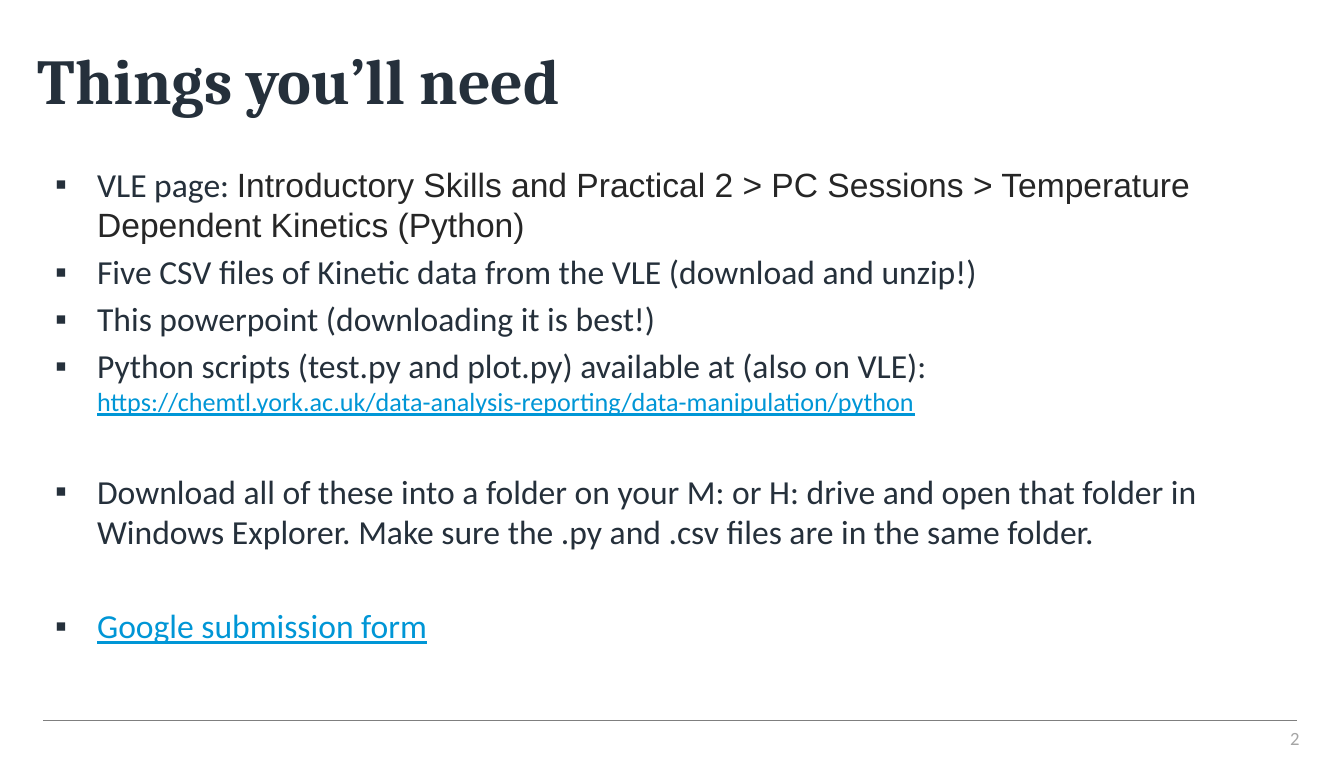
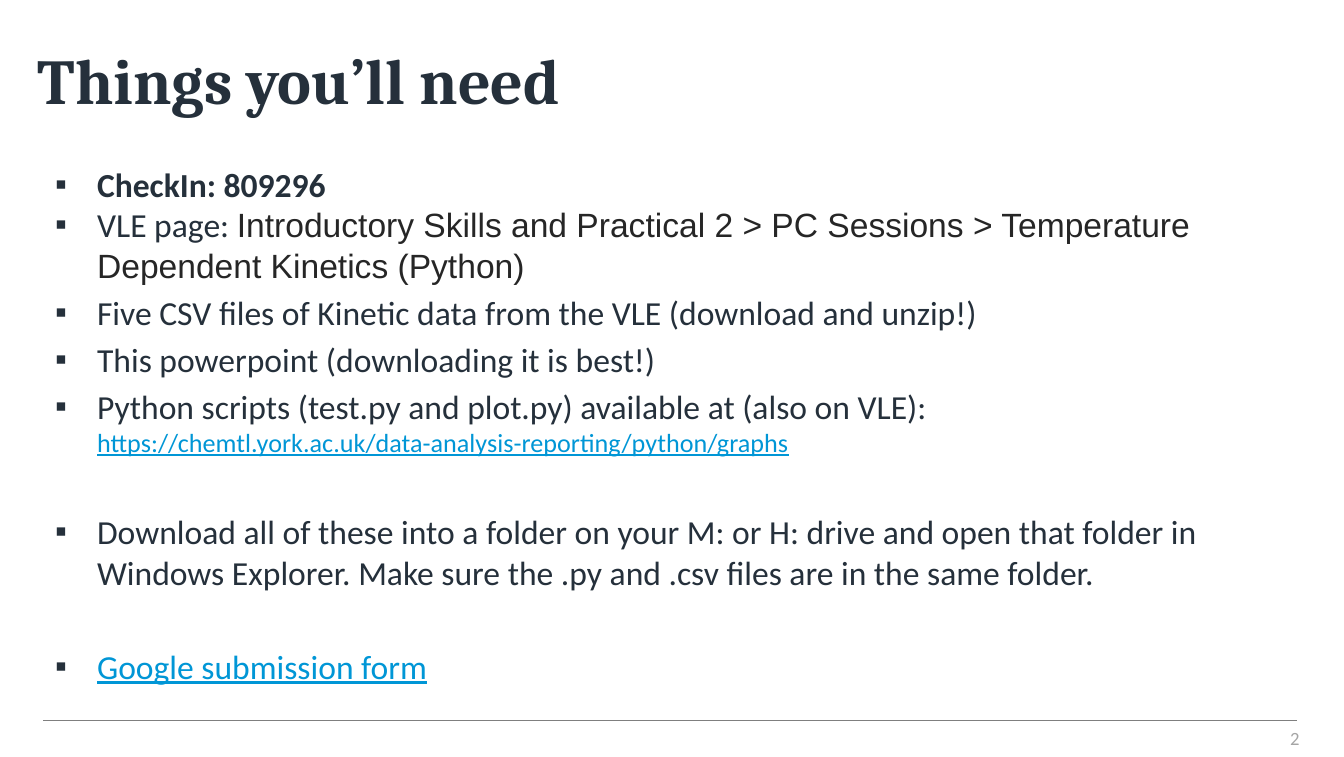
Before and after one commit to alanmlewis/ProgrammingforChem, a slide deck: slide 2 of Y1_Kinetics/Kinetics with Python.pptx. Drawn at 1344x757 pixels with LibreOffice and Linux fonts; fonts in the diff are those of the drawing; background and template pictures are left out. Boxes give left, top, right and bottom in pixels: in the first picture for what was removed or moved away, otherwise in the second. Text is boxed around its words. In the diff, an @@ line names an element or a change of style, - is before the commit and + after.

```diff
--- a/Y1_Kinetics/Kinetics with Python.pptx
+++ b/Y1_Kinetics/Kinetics with Python.pptx
@@ text at (97, 173, 326, 198): paragraph added @@
+▪ CheckIn: 809296
@@ text at (97, 394, 927, 457): text changed @@
-▪ Python scripts (test.py and plot.py) available at (also on VLE):
-  https://chemtl.york.ac.uk/data-analysis-reporting/data-manipulation/python
+▪ Python scripts (test.py and plot.py) available at (also on VLE):
+  https://chemtl.york.ac.uk/data-analysis-reporting/python/graphs
```
Also in this commit, not shown: 4 other slides changed.
